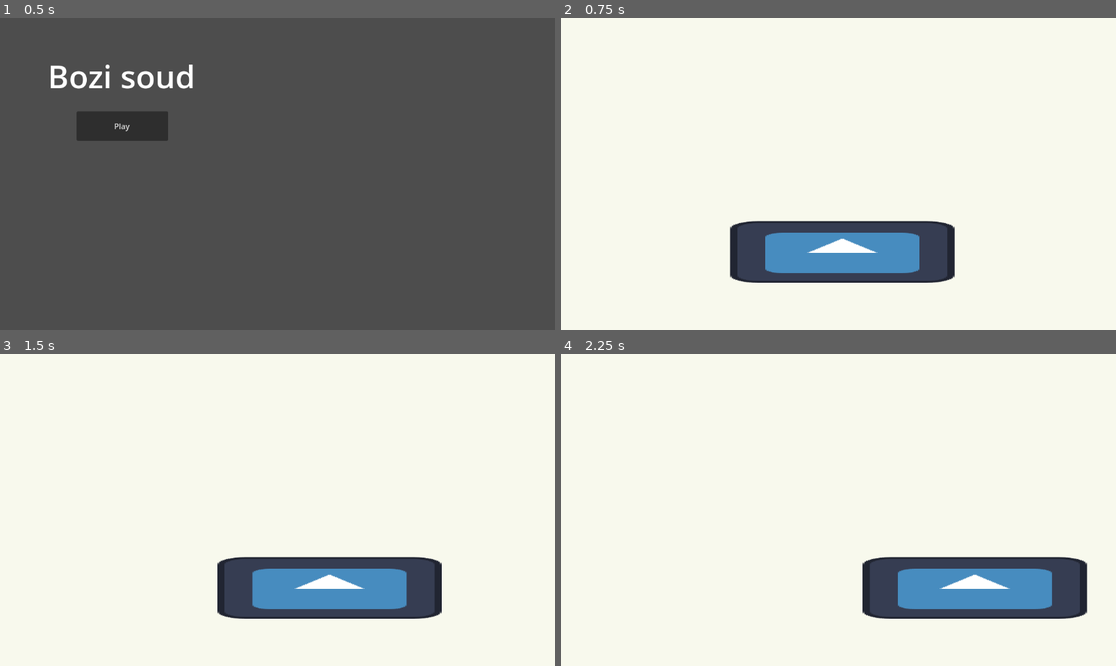
Above: before the commit, frames 1-4 (two rows, left to right).
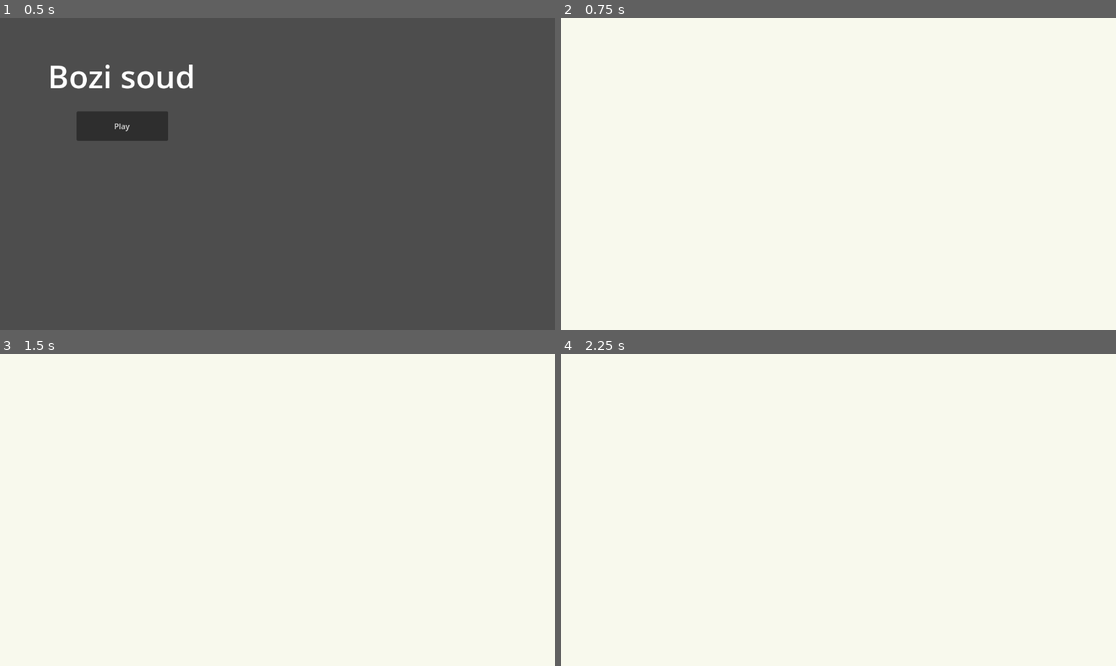
Above: after the commit, the same moments.

Repository: tomkoid/bozi-soud
Game: Godot game, scene res://scenes/menu.tscn
The game is run twice, just before and just after one commit, with the same random seed, the same clock (stepped at 60 frames per second) and the same inputs. The engine's default icon, where the game draws it, is replaced by a stand-in: a white triangle on a blue panel in a dark square.
Inputs:
- Up to frame 1 (0.5 s): no input
- Up to frame 2 (0.75 s): click "Play" at 0.5 s
- Up to frame 3 (1.5 s): tap Enter at 1.25 s; hold D (right_move) from 1.28 s (still down)
- Up to frame 4 (2.25 s): release D (right_move) at 2.03 s; hold A (left_move) from 2.03 s (still down)

Frame 1 is identical in both runs. In frame 2, 7.7% of the frame differs, in the area x 30-71%, y 65-85%; in frame 3, 7.6%; in frame 4, 7.7%, in the area x 54-95%, y 65-85%.

Commit message:
added cloud sprite

Diff:
--- a/game.tscn
+++ b/game.tscn
@@ -11,5 +11,4 @@
 color = Color(0.971098, 0.973803, 0.930098, 1)
 
 [node name="Player" parent="." instance=ExtResource("1_suklf")]
-position = Vector2(584, 486)
-scale = Vector2(3.64, 1)
+position = Vector2(578, 497)
--- a/scenes/player.tscn
+++ b/scenes/player.tscn
@@ -1,18 +1,20 @@
-[gd_scene load_steps=4 format=3 uid="uid://b277k7mqjh11t"]
+[gd_scene load_steps=4 format=3 uid="uid://cuegt7dhaq0or"]
 
 [ext_resource type="Script" path="res://cloud.gd" id="1_cfy0q"]
-[ext_resource type="Texture2D" uid="uid://b8q6c8r6rgno2" path="res://icon.svg" id="2_syvdh"]
+[ext_resource type="Texture2D" uid="uid://cskem6n3njfpw" path="res://sprites/mrak_sprite.png" id="2_yncmm"]
 
 [sub_resource type="RectangleShape2D" id="RectangleShape2D_upinu"]
-size = Vector2(131, 129)
+size = Vector2(201, 52.25)
 
 [node name="CharacterBody2D" type="CharacterBody2D"]
 script = ExtResource("1_cfy0q")
 
 [node name="Icon" type="Sprite2D" parent="."]
 texture_filter = 1
-texture = ExtResource("2_syvdh")
+position = Vector2(12.24, -60.76)
+scale = Vector2(3, 3)
+texture = ExtResource("2_yncmm")
 
 [node name="CollisionShape2D" type="CollisionShape2D" parent="."]
-position = Vector2(0.5, 0.5)
+position = Vector2(13, -5)
 shape = SubResource("RectangleShape2D_upinu")
Not shown: 1 places in game.tscn that only renumber resources
